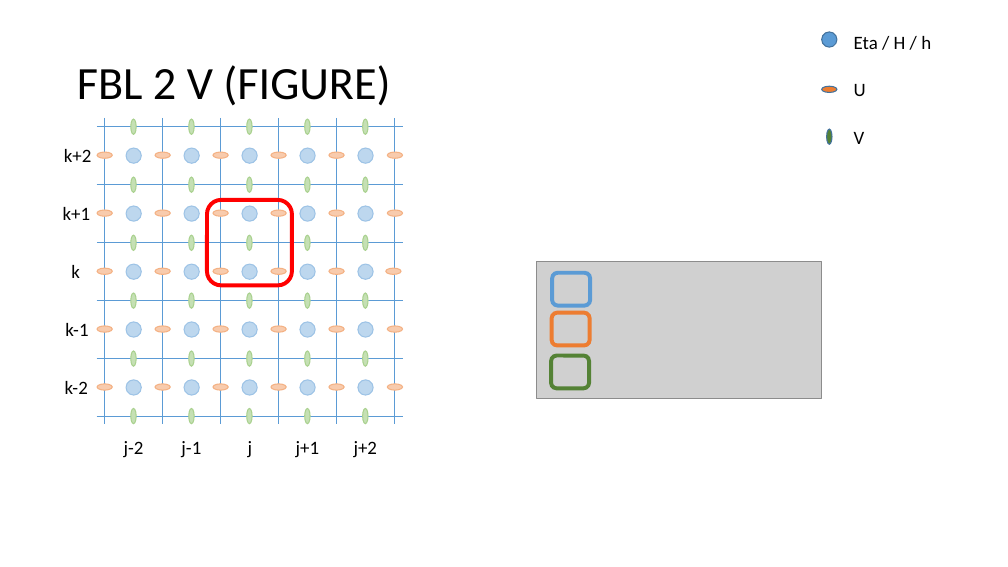
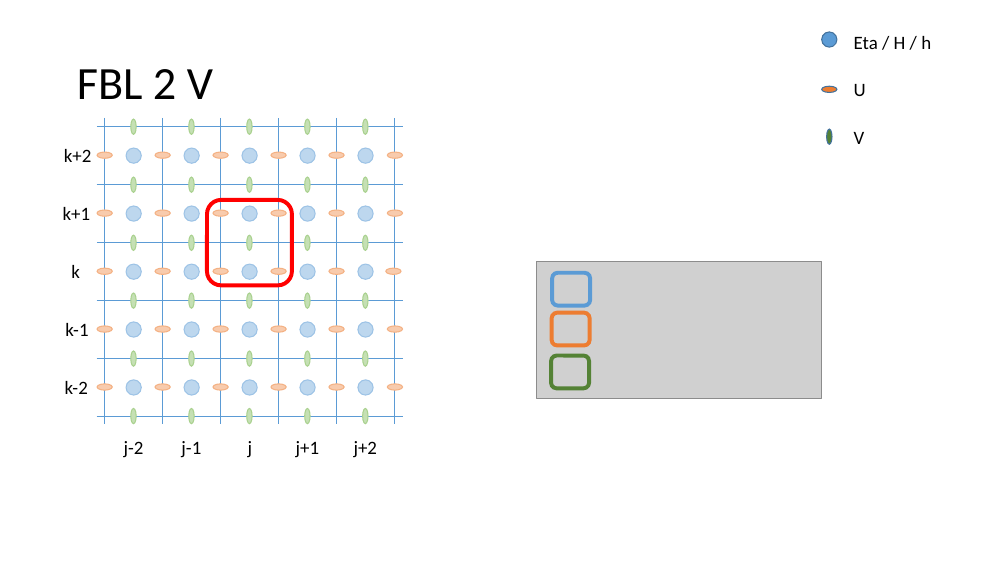
Before and after one commit to metno/gpu-ocean, a slide deck: slide 15 of python/fbl_ctcs_stencils.pptx (slide 10 before the commit). Drawn at 1008x567 pixels with LibreOffice and Linux fonts; fonts in the diff are those of the drawing; grey boxes stand for pictures. Boxes give left, top, right and bottom in pixels: in the first picture for what was removed or moved away, otherwise in the second. Text is boxed around its words. In the diff, an @@ line names an element or a change of style, - is before the commit and + after.

Commit message:
Improved stencil overview figures

```diff
--- a/python/fbl_ctcs_stencils.pptx
+++ b/python/fbl_ctcs_stencils.pptx
@@ title at [77,69,213,99]: text changed @@
-FBL 2 V (FIGURE)
+FBL 2 V
```
Also in this commit, not shown: 6 other slides changed, 8 slides added.
